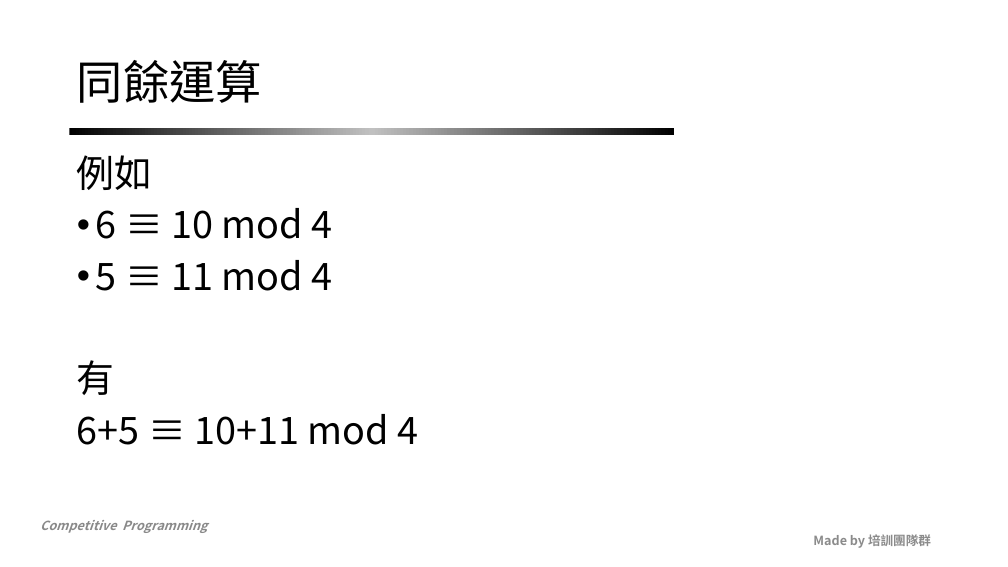
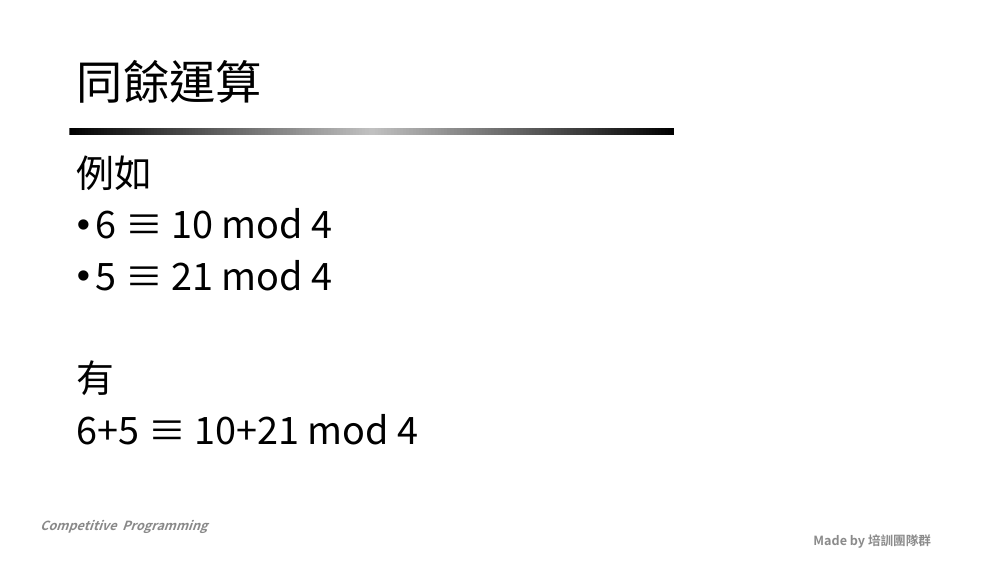
Before and after one commit to NCKUACM-Notes/nckuacm.github.io, a slide deck: slide 14 of 2019/slides/week14_1.pptx. Drawn at 1008x567 pixels with LibreOffice and Linux fonts; fonts in the diff are those of the drawing; background and template pictures are left out. Boxes give left, top, right and bottom in pixels: in the first picture for what was removed or moved away, otherwise in the second. Text is boxed around its words. In the diff, an @@ line names an element or a change of style, - is before the commit and + after.

```diff
--- a/2019/slides/week14_1.pptx
+++ b/2019/slides/week14_1.pptx
@@ text at [96,260,333,291]: text changed @@
-• 5 ≡ 11 mod 4
+• 5 ≡ 21 mod 4
@@ text at [77,414,419,445]: text changed @@
-6+5 ≡ 10+11 mod 4
+6+5 ≡ 10+21 mod 4
```
Also in this commit, not shown: 14 other slides changed, 1 other file.
